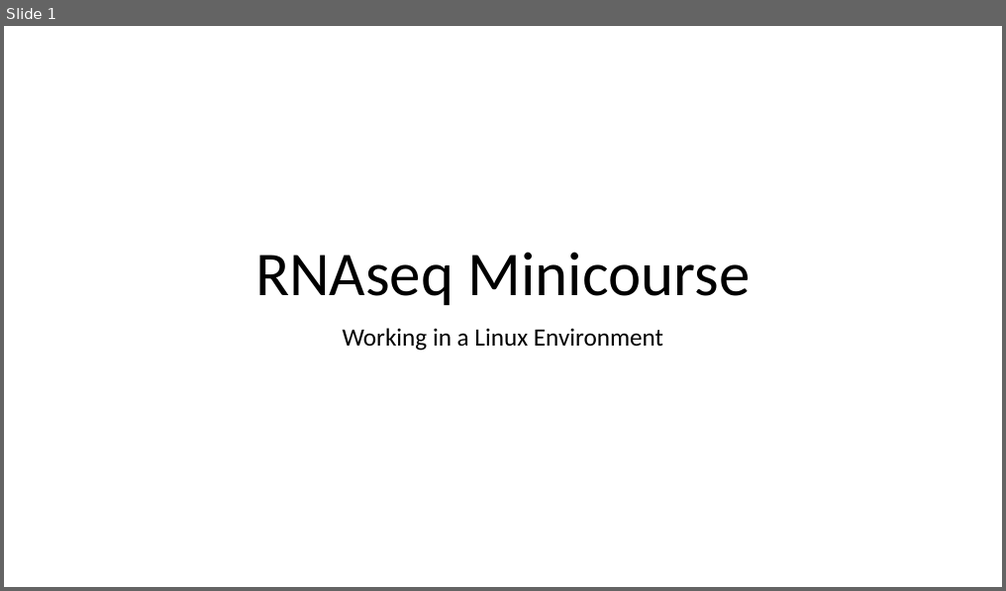
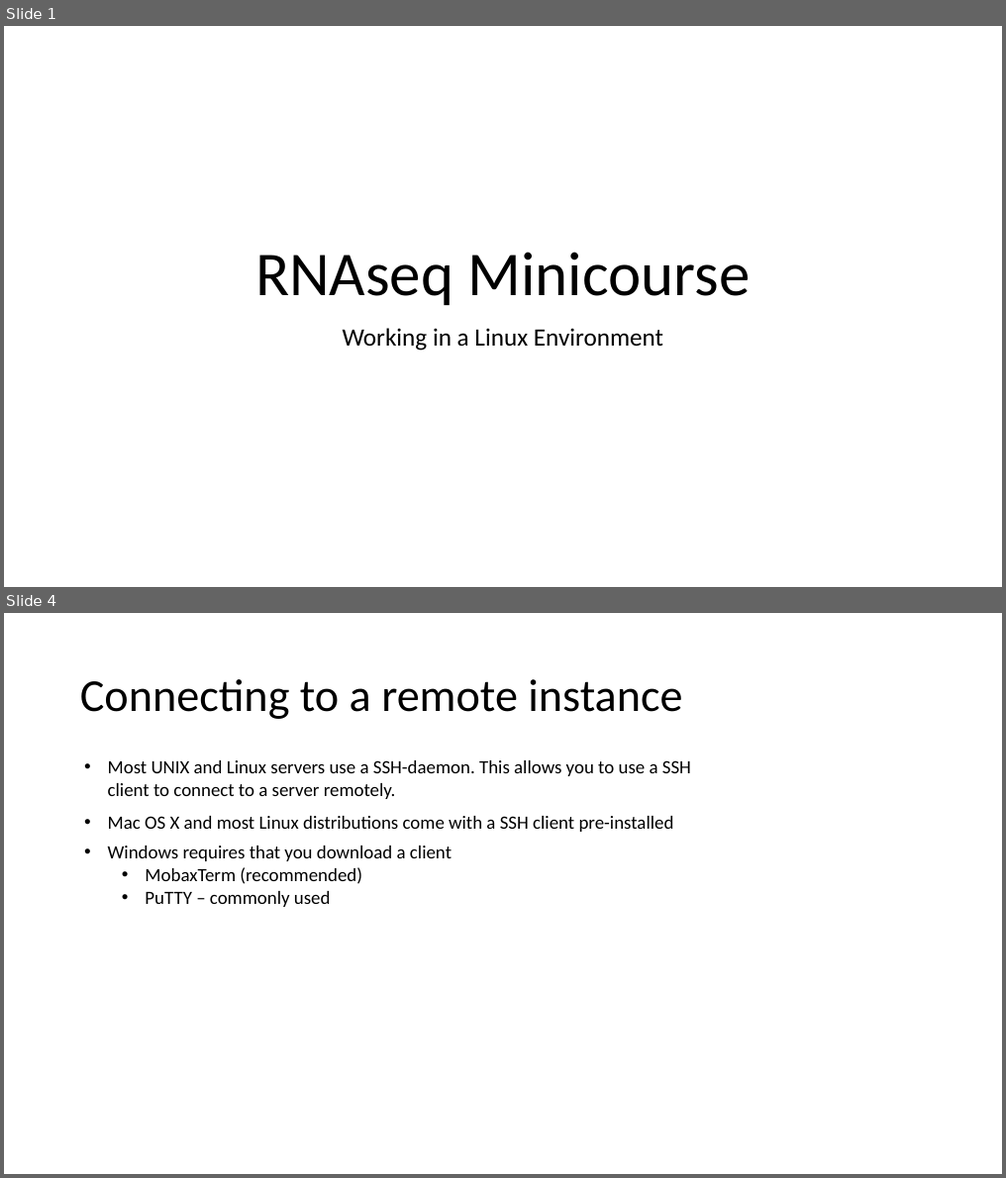
Before and after one commit to tpaape/RNAseq_Miniworkshop, a slide deck: Presentations/Operating in a Linux Environment.pptx. Shown one above the other, each under a label of ours: slide 1 before the commit, slides 1 and 4 after it; the slides between them are not shown. The pictures are 1006x591 and 1006x1178 pixels, drawn with LibreOffice and Linux fonts; fonts in the diff are those of the drawing. Boxes give left, top, right and bottom in pixels: in the first picture for what was removed or moved away, otherwise in the second. Text is boxed around its words. In the diff, an @@ line names an element or a change of style, - is before the commit and + after.

```diff
--- a/Presentations/Operating in a Linux Environment.pptx
+++ b/Presentations/Operating in a Linux Environment.pptx
@@ slide 4 added at <box>4,613,1002,1174</box>, background #FFFFFF @@
@@ title added at <box>80,679,682,719</box>, 44 pt, text #000000 @@
+Connecting to a remote instance
@@ text added at <box>108,761,691,799</box>, 18 pt, text #000000 @@
+• Most UNIX and Linux servers use a SSH-daemon. This allows you to use a SSH client to connect to a server remotely.
@@ text added at <box>108,816,674,832</box>, 18 pt, text #000000 @@
+• Mac OS X and most Linux distributions come with a SSH client pre-installed
@@ text added at <box>108,846,451,907</box>, 18 pt, text #000000 @@
+• Windows requires that you download a client
+  • MobaxTerm (recommended)
+  • PuTTY – commonly used
```
Also in this commit, not shown: 7 slides changed, 3 other slides added, 7 slides removed, 6 other files.
